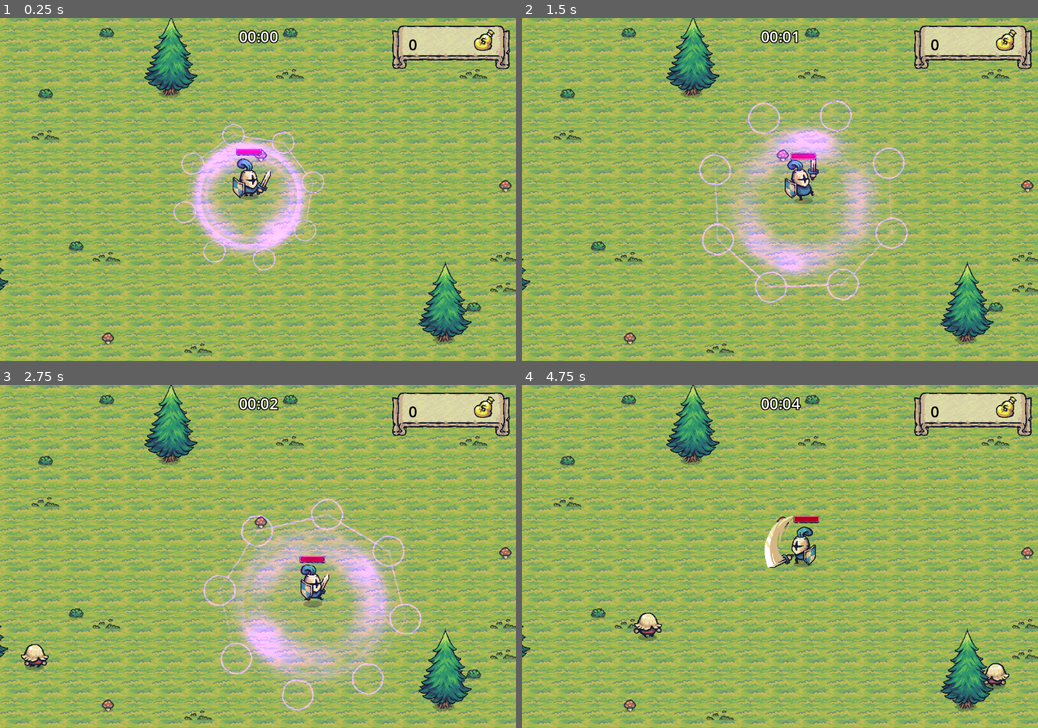
Above: before the commit, frames 1-4 (two rows, left to right).
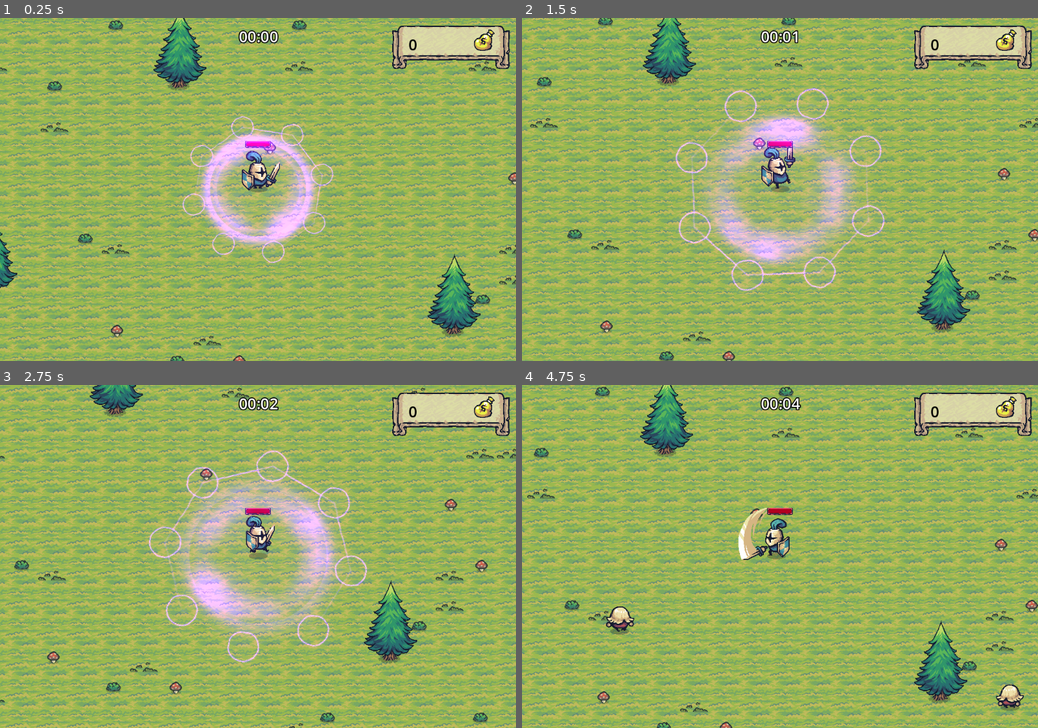
Above: after the commit, the same moments.

Repository: bluejynz/survivallike-godot
Game: Godot game, scene res://scenes/main_scene.tscn
Two runs of this game, one before a commit and one after it. Both use one fixed random seed, a clock stepped at 60 frames per second and the inputs below.
Inputs (mouse positions are in pixels of both pictures, inside the frame that each line leads up to):
- Up to frame 1 (0.25 s): no input
- Up to frame 2 (1.5 s): move the mouse to (893, 172) at 0.52 s; hold D (move_right) 0.53-1.28 s; click (893, 172) at 0.6 s; move the mouse to (676, 206) at 1.27 s; hold S (move_down) from 1.28 s (still down); click (676, 206) at 1.35 s
- Up to frame 3 (2.75 s): move the mouse to (309, 481) at 2.02 s; release S (move_down) at 2.03 s; hold D (move_right) from 2.03 s (still down); click (309, 481) at 2.1 s
- Up to frame 4 (4.75 s): move the mouse to (754, 625) at 2.77 s; release D (move_right) at 2.78 s; hold W (move_up) 2.78-3.53 s; click (754, 625) at 2.85 s; move the mouse to (934, 607) at 3.52 s; hold A (move_left) from 3.53 s (still down); click (934, 607) at 3.6 s; move the mouse to (625, 505) at 4.27 s; click (625, 505) at 4.35 s

The runs differ from the first frame. In frame 1, 59% of the frame differs, in the area x 0-100%, y 0-100%; in frame 2, 58%; in frame 3, 67%; in frame 4, 59%.

Commit message:
moving camera and spawn with player

Diff:
--- a/scenes/main_scene.tscn
+++ b/scenes/main_scene.tscn
@@ -74,20 +74,42 @@
 y_sort_enabled = true
 
 [node name="TileMap" type="TileMap" parent="."]
+y_sort_enabled = true
 tile_set = SubResource("TileSet_4dhnw")
 format = 2
 layer_0/name = "water"
+layer_0/z_index = -2
 layer_0/tile_data = PackedInt32Array(-1703975, 4, 0, -1638439, 4, 0, -1572903, 4, 0, -1507367, 4, 0, -1441831, 4, 0, -1 …(72102 unchanged characters)…
 layer_1/name = "ground"
+layer_1/z_index = -1
 layer_1/tile_data = PackedInt32Array(-131076, 65537, 1, -65540, 65537, 1, -4, 65537, 1, 65532, 65537, 1, 131068, 65537, …(86253 unchanged characters)…
 layer_2/name = "details"
 layer_2/modulate = Color(1, 1, 1, 0.784314)
+layer_2/y_sort_enabled = true
 layer_2/tile_data = PackedInt32Array(327653, 262145, 0, 1310693, 262145, 0, 1376229, 262145, 0, 2031589, 262145, 0, -13 …(10057 unchanged characters)…
 
 [node name="Player" parent="." instance=ExtResource("2_mg7ye")]
 position = Vector2(521, 376)
 ritual_prefab = ExtResource("6_pjjix")
 
+[node name="RemoteTransform2D-Camera" type="RemoteTransform2D" parent="Player"]
+remote_path = NodePath("../../Camera2D")
+update_rotation = false
+update_scale = false
+
+[node name="RemoteTransform2D-Spawner" type="RemoteTransform2D" parent="Player"]
+remote_path = NodePath("../../ModSpawner")
+update_rotation = false
+update_scale = false
+
+[node name="Camera2D" type="Camera2D" parent="."]
+position = Vector2(521, 376)
+scale = Vector2(1, 0.972973)
+
+[node name="ModSpawner" parent="." instance=ExtResource("1_5i5c7")]
+position = Vector2(521, 376)
+scale = Vector2(1, 0.972973)
+
 [node name="Trees" type="Node2D" parent="."]
 y_sort_enabled = true
 
@@ -190,7 +212,4 @@
 [node name="Tree26" parent="Trees" instance=ExtResource("5_dx70e")]
 position = Vector2(751, 1374)
 
-[node name="ModSpawner" parent="." instance=ExtResource("1_5i5c7")]
-position = Vector2(521, 347)
-
 [node name="GameUI" parent="." instance=ExtResource("3_ydcnf")]
